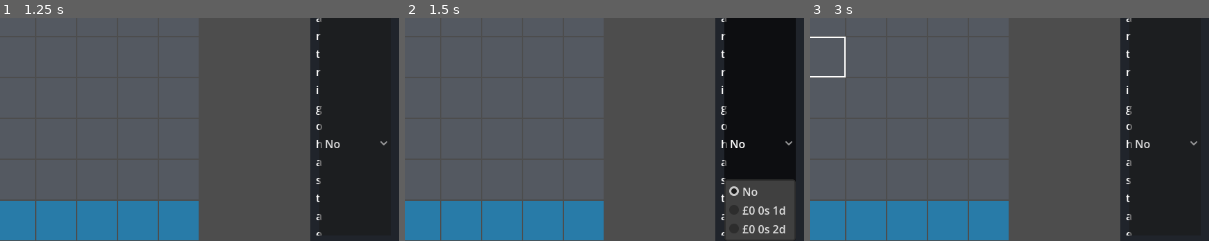
Above: before the commit, frames 1-3 (left to right).
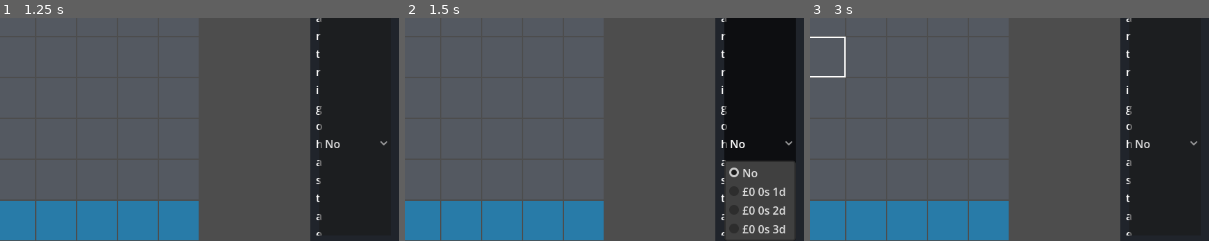
Above: after the commit, the same moments.

Repository: Palehour/londinium
Game: Godot game, scene res://scenes/main.tscn
Two runs of this game, one before a commit and one after it. Both use one fixed random seed, a clock stepped at 60 frames per second and the inputs below.
Inputs (mouse positions are % of the whole screen's width and height, from its top left):
- Up to frame 1 (1.25 s): click "Comprar trigo automáticamente" at 0.5 s
- Up to frame 2 (1.5 s): click "No" at 1.25 s
- Up to frame 3 (3 s): tap Enter at 2 s; move the mouse to (72, 45) at 2.02 s; hold D 2.03-2.75 s; hold Shift 2.03-2.75 s; click (72, 45) at 2.17 s; tap Space at 2.75 s; drag from (30, 55) to (45, 70) at 2.77 s
The pictures show only the part of the screen within x 30-80%, y 50-100%; the shares and areas given below are measured in that part.

Frame 1 is identical in both runs. In frame 2, 1.9% of the frame differs, in the area x 79-98%, y 64-97%; in frame 3, nothing differs.

Commit message:
fix(ui): no pisar acumular en el precio tope y no culpar al precio si el toggle está apagado (#41)
- El selector de acumular lista también el precio máximo del mercado, que la
  validación acepta; antes se mostraba como "No" y cualquier cambio de otro
  control apagaba acumular en silencio.
- blocked_by_price del snapshot (y el aviso del panel) exige compras activas:
  con el toggle apagado la causa es el toggle, no el precio.

Co-Authored-By: Claude Sonnet 5.5 <noreply@anthropic.com>

Diff:
--- a/src/sim/systems/market_system.gd
+++ b/src/sim/systems/market_system.gd
@@ -81,9 +81,10 @@
 	return float(state.stocks.get(&"wheat", 0)) >= reserve
 
 
-# The maximum price really stops the wharf: the price is above it and the reserve is covered.
+# The maximum price really stops the wharf: purchases are on, the price is above it and the reserve is
+# covered. With the toggle off the cause is the toggle, not the price.
 static func is_halted_by_price(state: EconomyState, params: Params) -> bool:
-	return is_blocked_by_price(state) and reserve_covered(state, params)
+	return state.wheat_purchases_enabled and is_blocked_by_price(state) and reserve_covered(state, params)
 
 
 static func is_accumulating(state: EconomyState) -> bool:
--- a/src/ui/stats_panel/stats_panel.gd
+++ b/src/ui/stats_panel/stats_panel.gd
@@ -179,11 +179,14 @@
 	_accumulate_prices = [WheatPolicy.OFF]
 	_max_prices = []
 	_accumulate.add_item(Strings.ACCUMULATE_OFF)
-	for price: int in range(range_now.x, range_now.y):
+	# Accumulating at the market's top price is a valid policy (always stockpile), so it is listed;
+	# a maximum at the top price never stops anything, so "no limit" stands for it.
+	for price: int in range(range_now.x, range_now.y + 1):
 		_accumulate_prices.append(price)
 		_accumulate.add_item(Strings.money(price))
-		_max_prices.append(price)
-		_max_price.add_item(Strings.money(price))
+		if price < range_now.y:
+			_max_prices.append(price)
+			_max_price.add_item(Strings.money(price))
 	_max_prices.append(WheatPolicy.NO_LIMIT)
 	_max_price.add_item(Strings.NO_LIMIT)
 
--- a/tests/game/test_stats_panel.gd
+++ b/tests/game/test_stats_panel.gd
@@ -153,7 +153,7 @@
 	var accumulate: OptionButton = _panel.get("_accumulate") as OptionButton
 	var maximum: OptionButton = _panel.get("_max_price") as OptionButton
 	var target: HSlider = _panel.get("_target") as HSlider
-	assert_eq(accumulate.item_count, 3, "off, 1 and 2: never the market's top price")
+	assert_eq(accumulate.item_count, 4, "off, 1, 2 and the market's top price 3")
 	assert_eq(maximum.item_count, 3, "1, 2 and no limit")
 	assert_eq(maximum.get_item_text(2), Strings.NO_LIMIT)
 	assert_eq(maximum.selected, 2, "the default policy has no limit")
@@ -178,6 +178,20 @@
 	assert_string_contains(_text("_target_label"), "60")
 	assert_eq(_text("_reserve_label"), Strings.RESERVE_LABEL % 4)
 	assert_true(_session.get("_pending").is_empty(), "resyncing the controls does not resend the command")
+
+
+func test_a_policy_that_accumulates_at_the_top_price_is_shown_and_kept() -> void:
+	_panel.update_snapshot(_session.get_snapshot())
+	_session.submit_command(SetWheatPolicyCommand.new(3, 0, 60, 2))
+	_tick()
+	_session.publish_tick()
+	var accumulate: OptionButton = _panel.get("_accumulate") as OptionButton
+	assert_eq(accumulate.selected, 3, "the top price is not shown as No")
+	var reserve: HSlider = _panel.get("_reserve") as HSlider
+	reserve.value = 5.0
+	reserve.drag_ended.emit(true)
+	_tick()
+	assert_eq(_session.get_snapshot()["economy"]["wheat_accumulate_price"], 3, "changing another control does not turn accumulating off")
 
 
 func test_policy_controls_are_blocked_after_defeat() -> void:
--- a/tests/sim/test_wheat_policy.gd
+++ b/tests/sim/test_wheat_policy.gd
@@ -305,6 +305,17 @@
 	assert_eq(workers, [3, 1], "the fixture: wharves staffed 3 and 1")
 	assert_gte(sim.snapshot()["stats"]["wheat_spent_per_minute"], 27.0, "about 10 units at 3 pence")
 	assert_lte(sim.snapshot()["stats"]["wheat_spent_per_minute"], 30.0, "and never more than the mill grinds")
+
+
+func test_pausing_purchases_is_not_reported_as_the_price_stopping_the_wharf() -> void:
+	var state: EconomyState = _state(3, [0, 2, 0, 0], 0, true)
+	state.wheat_purchases_enabled = false
+	var sim: Simulation = _sim(state)
+	_run(sim, 5)
+	assert_false(sim.snapshot()["market"]["wheat"]["blocked_by_price"], "the toggle is the cause")
+	sim.apply_command(SetWheatPurchasesCommand.new(true))
+	_run(sim, 2)
+	assert_true(sim.snapshot()["market"]["wheat"]["blocked_by_price"], "with purchases on, it is the price")
 
 
 func test_without_a_reserve_the_maximum_applies_in_full() -> void:
